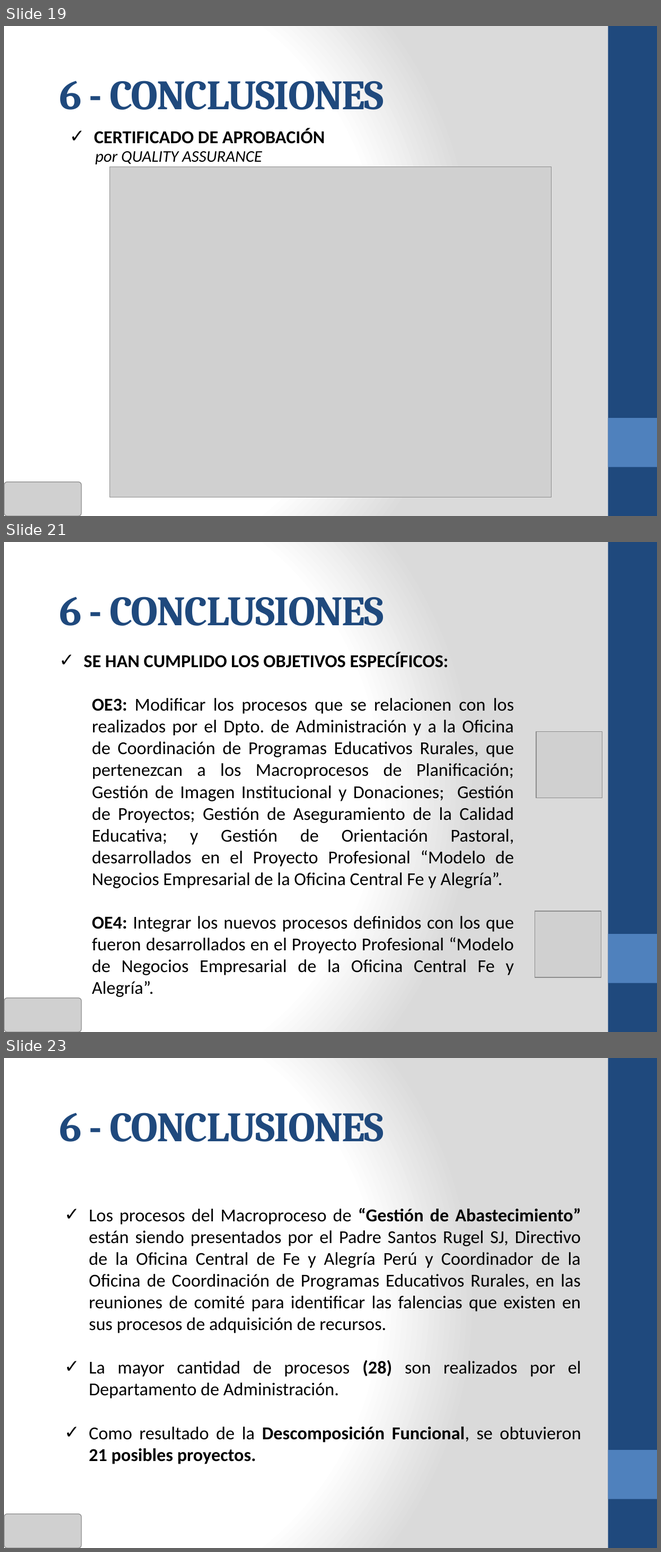
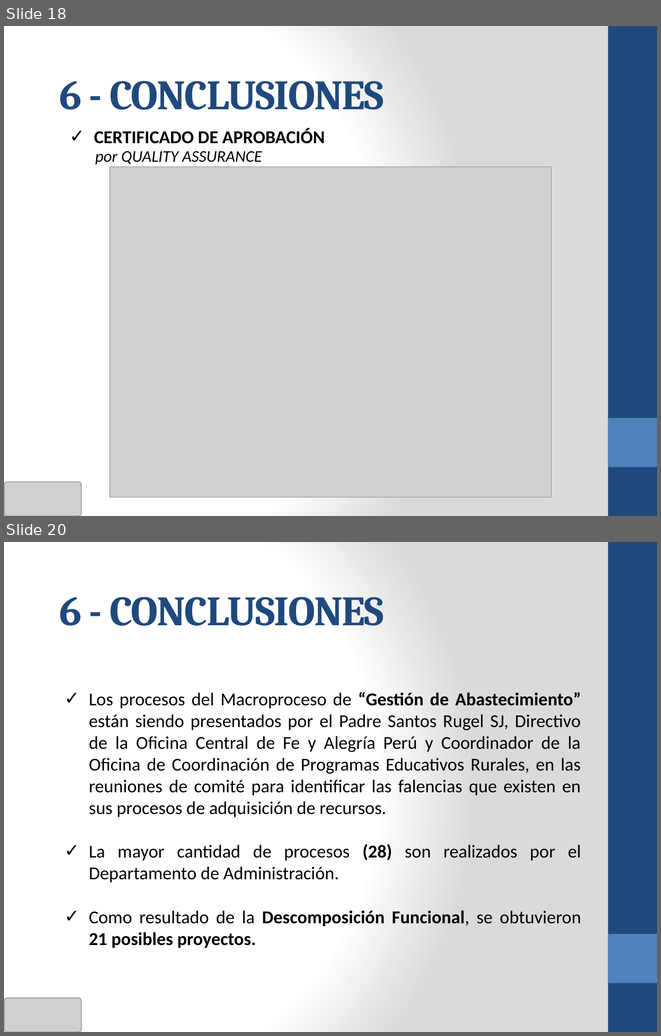
Before and after one commit to cms/proyecto-fya, a slide deck: Presentacion Final Ciclo 2011-02/ANOCFAP-[Presentación Final v3.0].pptx. Shown one above the other, each under a label of ours: slides 19, 21 and 23 before the commit, slides 18 and 20 after it; the slides between them are not shown. The pictures are 661x1552 and 661x1036 pixels, drawn with LibreOffice and Linux fonts; fonts in the diff are those of the drawing; grey boxes stand for pictures. Boxes give left, top, right and bottom in pixels: in the first picture for what was removed or moved away, otherwise in the second. Text is boxed around its words. In the diff, an @@ line names an element or a change of style, - is before the commit and + after.

```diff
--- a/Presentacion Final Ciclo 2011-02/ANOCFAP-[Presentación Final v3.0].pptx
+++ b/Presentacion Final Ciclo 2011-02/ANOCFAP-[Presentación Final v3.0].pptx
@@ slide 21 removed at [4, 542, 657, 1032], background gradient #FFFFFF to #DADADA; not listed: 2 template elements that a slide beside it also shows @@
@@ text removed at [59, 597, 384, 626] @@
-6 - CONCLUSIONES
@@ text removed at [84, 652, 514, 997] @@
-✓ SE HAN CUMPLIDO LOS OBJETIVOS ESPECÍFICOS:
-  OE3: Modificar los procesos que se relacionen con los realizados por el Dpto. de Administración y a la Oficina de Coordinación de Programas Educativos Rurales, que pertenezcan a los Macroprocesos de Planificación; Gestión de Imagen Institucional y Donaciones; Gestión de Proyectos; Gestión de Aseguramiento de la Calidad Educativa; y Gestión de Orientación Pastoral, desarrollados en el Proyecto Profesional “Modelo de Negocios Empresarial de la Oficina Central Fe y Alegría”.
-  OE4: Integrar los nuevos procesos definidos con los que fueron desarrollados en el Proyecto Profesional “Modelo de Negocios Empresarial de la Oficina Central Fe y Alegría”.
@@ picture removed at [536, 731, 602, 797] @@
@@ picture removed at [535, 911, 601, 977] @@
@@ picture removed at [4, 998, 81, 1032] @@
@@ what was slide 19 is now slide 18 @@
@@ what was slide 23 is now slide 20 @@
```
Also in this commit, not shown: 2 slides changed, 3 slides added, 5 other slides removed.
